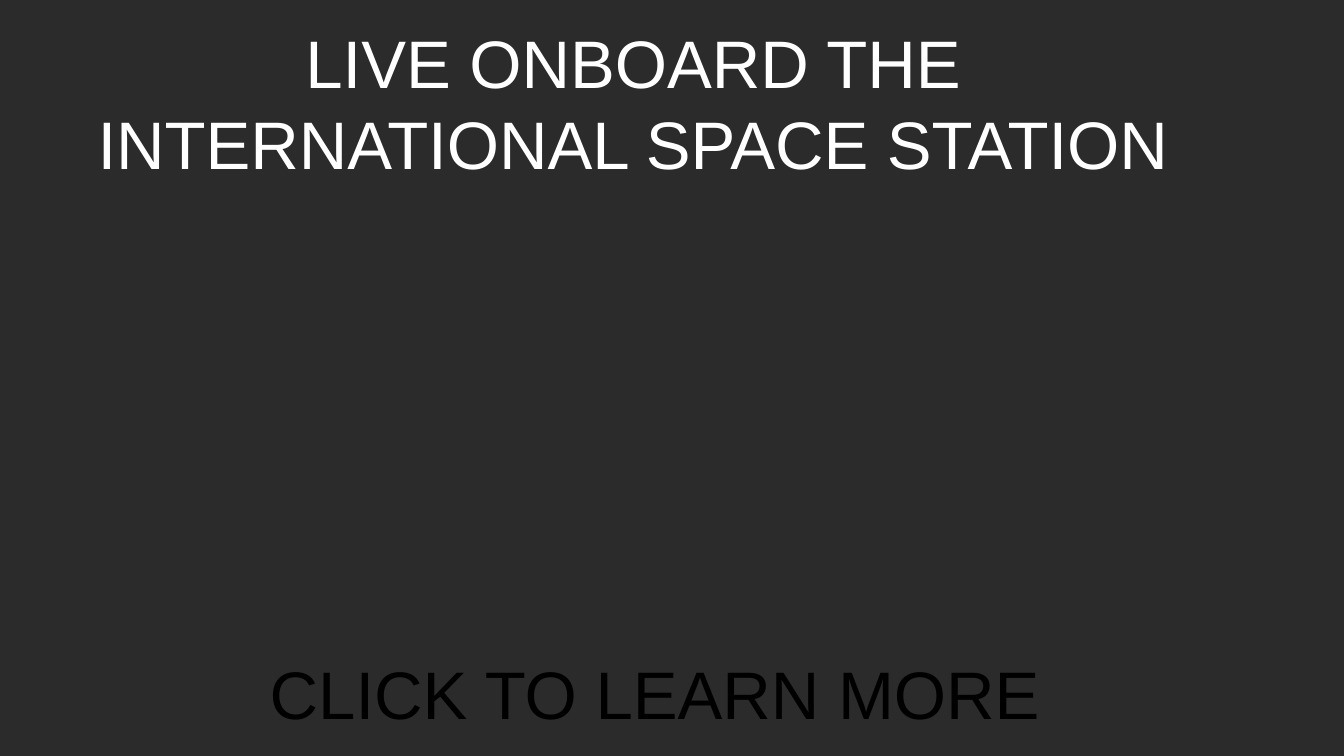
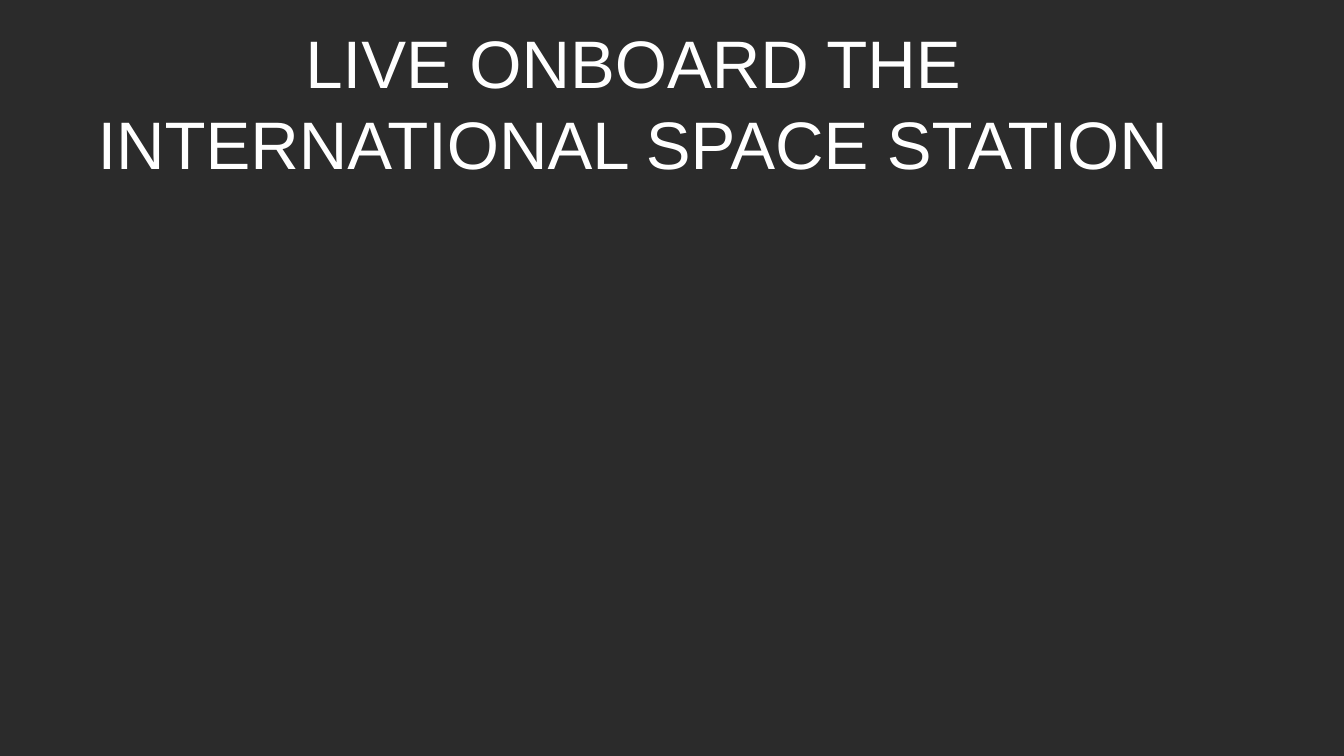
Before and after one commit to Azurba/AbruzaCosmicProduct_frontEnd, a slide deck: slide 2 of src/assets/descriptions/Presentation1.pptx. Drawn at 1344x756 pixels with LibreOffice and Linux fonts; fonts in the diff are those of the drawing; background and template pictures are left out; a plain dark background stands for a picture behind light text. Boxes give left, top, right and bottom in pixels: in the first picture for what was removed or moved away, otherwise in the second. Text is boxed around its words. In the diff, an @@ line names an element or a change of style, - is before the commit and + after.

```diff
--- a/src/assets/descriptions/Presentation1.pptx
+++ b/src/assets/descriptions/Presentation1.pptx
@@ text removed at [270,673,1039,719] @@
-CLICK TO LEARN MORE
```
Also in this commit, not shown: 3 other files.
